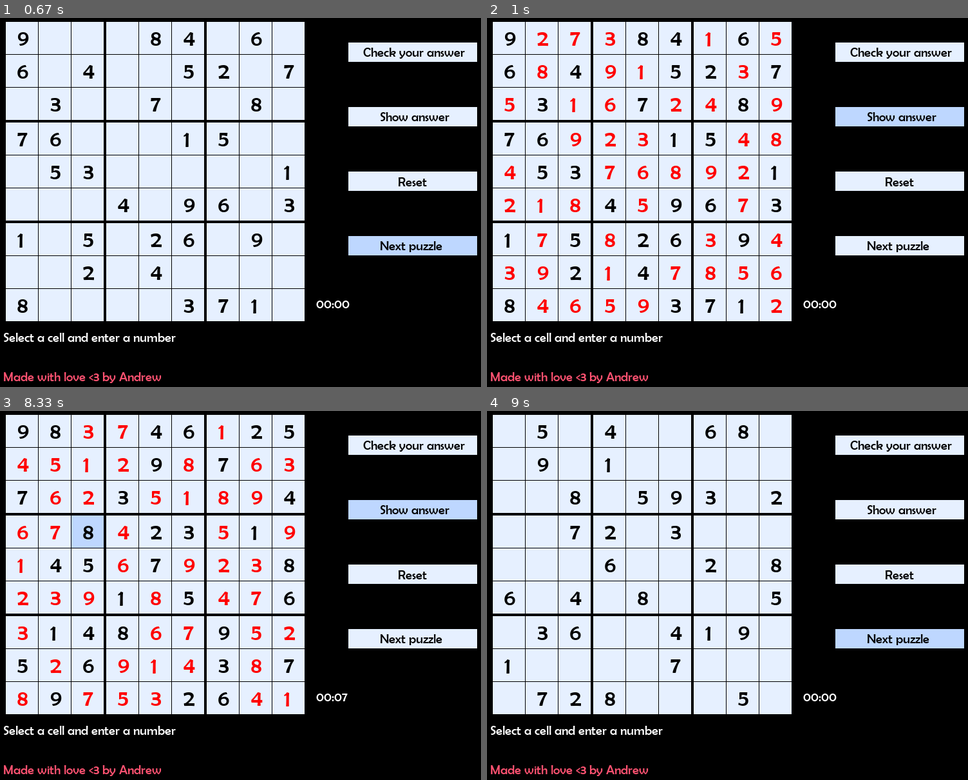
Above: before the commit, frames 1-4 (two rows, left to right).
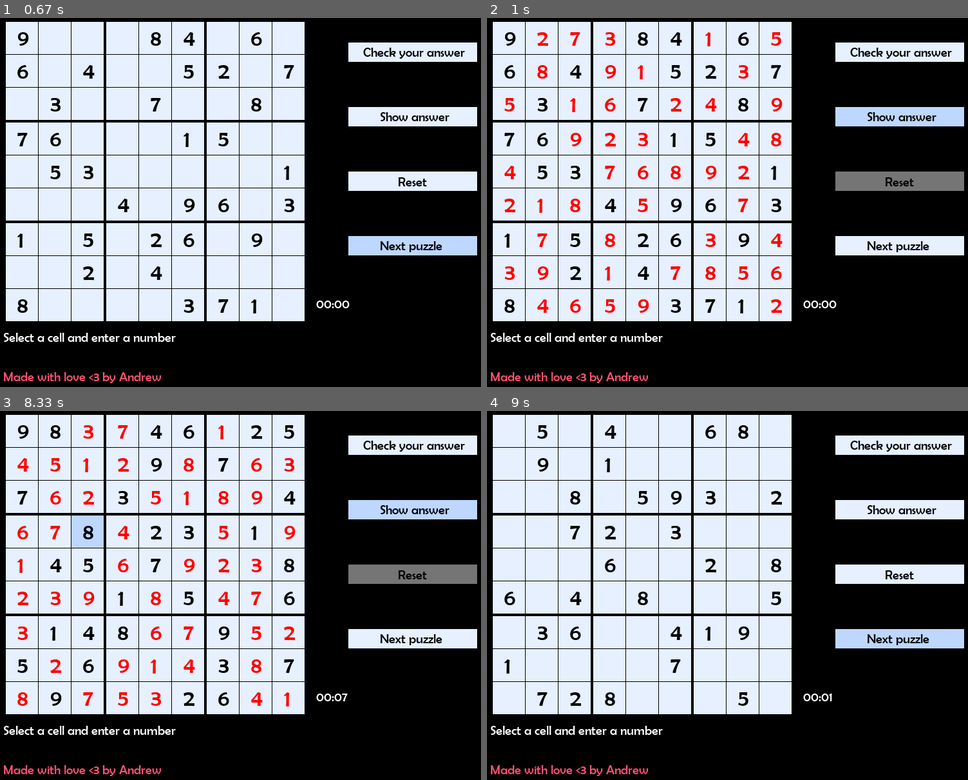
Above: after the commit, the same moments.

Repository: bafyle/Sudoku-game-using-Pygame
Game: pygame game, started from sudoku.py
The game is run twice, just before and just after one commit, with the same random seed, the same clock (stepped at 60 frames per second) and the same inputs.
Inputs (mouse positions are in pixels of both pictures, inside the frame that each line leads up to):
- Up to frame 1 (0.67 s): click (413, 246) at 0.38 s
- Up to frame 2 (1 s): click (900, 117) at 0.72 s
- Up to frame 3 (8.33 s): click (413, 444) at 1.05 s; click (413, 639) at 1.38 s; click (413, 573) at 1.72 s; click (226, 698) at 2.05 s; click (235, 532) at 2.38 s; click (177, 518) at 2.72 s; click (384, 562) at 3.05 s; click (437, 565) at 3.38 s; click (360, 529) at 3.72 s; click (101, 521) at 4.05 s; click (274, 580) at 4.38 s; click (101, 573) at 4.72 s; click (173, 709) at 5.05 s; click (139, 525) at 5.38 s; click (173, 470) at 5.72 s; click (202, 584) at 6.05 s; click (129, 495) at 6.38 s; click (149, 658) at 7.22 s; click (158, 691) at 7.55 s; click (81, 518) at 7.88 s; click (413, 510) at 8.22 s
- Up to frame 4 (9 s): click (612, 558) at 8.55 s; click (924, 643) at 8.88 s

Frame 1 is identical in both runs. In frame 2, 1.4% of the frame differs, in the area x 72-100%, y 41-47%; in frame 3, 1.4%; in frame 4, less than 0.1%.

Commit message:
added some more logic to the buttons

Diff:
--- a/sudoku.py
+++ b/sudoku.py
@@ -265,6 +265,9 @@
     renderString = "00:00"
     timer = 0
 
+    # if the user solved it then we stop the timer
+    solved = False
+
     # main loop
     running = True
     while running:
@@ -304,6 +307,7 @@
                     # check valid button
                     if buttons[0].rect.collidepoint(pygame.mouse.get_pos()) and buttons[0].Enable:
                         returnFromButton = buttons[0].onClicked(puzzle)
+                        solved = returnFromButton
                         if returnFromButton:
                             notificationString = "Your answer is correct!!"
                         else:
@@ -316,13 +320,15 @@
                         puzzle = buttons[3].onClicked(currentPuzzleIndex)
                         buttons[1].onClicked(puzzle)
                         cells = refreshBoard(cells, puzzle)
+                        buttons[2].Enable = False
+                        solved = True
 
                     # reset button
-                    elif buttons[2].rect.collidepoint(pygame.mouse.get_pos()):
-
+                    elif buttons[2].rect.collidepoint(pygame.mouse.get_pos()) and buttons[2].Enable:
                         puzzle = buttons[3].onClicked(currentPuzzleIndex)
                         originalPuzzle = buttons[3].onClicked(currentPuzzleIndex)
                         cells = initializeBoard(puzzle, win)
+                        solved = False
 
                     # next puzzle button
                     elif buttons[3].rect.collidepoint(pygame.mouse.get_pos()):
@@ -335,6 +341,8 @@
                         cells = initializeBoard(puzzle, win)
                         timer = 0
                         renderString = "00:00"
+                        buttons[2].Enable = True
+                        solved = False
 
             # if the user pressed a key on the keyboard
             # and that key is 1 -> 9 numpad key and the selected cell
@@ -383,7 +391,7 @@
 
         #drawing timer
         timerEnd = time.time()
-        if timerEnd - timerStart >= 1:
+        if timerEnd - timerStart >= 1 and solved == False:
             timer += 1
             renderString = getTimeInString(timer)
             timerStart = time.time()
